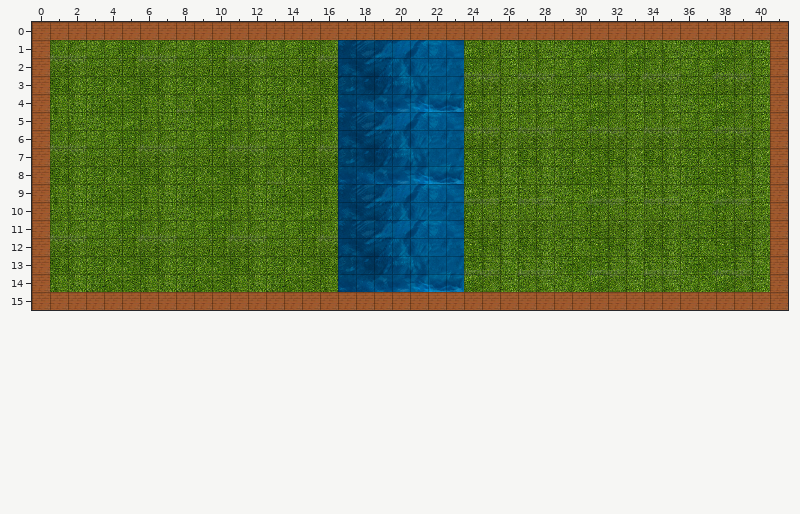
Tiled map: SnowBattle/tags/SnowBattle_working/cocos2dsimplegame/Resources/tileMap4-Level3.tmx. Above, as it was before the edit.
Cells are 50x50 px. Shown: x 0..41, y 0..15.
After:
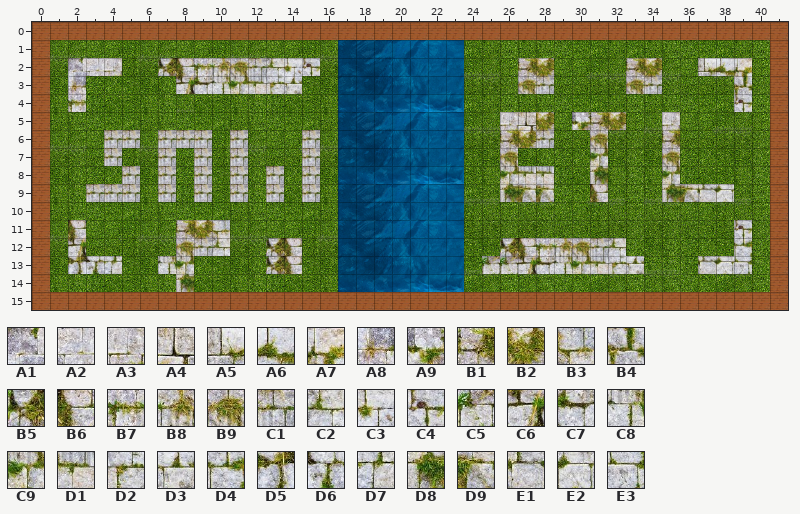
Key: from "snowBattle": A1 2, A2 3, A3 4, A4 5, A5 6, A6 7, A7 8, A8 11, A9 12, B1 13, B2 14, B3 15, B4 17, B5 18, B6 19, B7 20, B8 21, B9 22, C1 23, C2 24, C3 25, C4 26, C5 27, C6 28, C7 29, C8 30, C9 31, D1 32, D2 33, D3 34, D4 35, D5 37, D6 38, D7 39, D8 40, D9 41, E1 42, E2 43, E3 44.
__ is an empty cell.
Difference:
Changed rows in their new state; .. is an unchanged cell.
Layer "Building":
first column x 2:
 2 A1 A2 A3 .. .. B5 B6 B7 B8 B9 C1 C2 C3 C4 .. .. .. .. .. .. .. .. .. .. .. B1 B2 .. .. .. .. B1 B2 .. .. A5 A6 A7
 3 A8 .. .. .. .. .. C6 C7 C8 C9 D1 D2 D3 .. .. .. .. .. .. .. .. .. .. .. .. B9 C1 .. .. .. .. B9 C1 .. .. .. .. B4
 4 B7 .. .. .. .. .. .. .. .. .. .. .. .. .. .. .. .. .. .. .. .. .. .. .. .. .. .. .. .. .. .. .. .. .. .. .. .. C4
 5 .. .. .. .. .. .. .. .. .. .. .. .. .. .. .. .. .. .. .. .. .. .. .. .. A3 A4 B2 .. A9 B1 B2 .. .. A3 .. .. .. ..
 6 .. .. C1 C1 .. C1 C1 C1 .. C1 .. .. .. C1 .. .. .. .. .. .. .. .. .. .. B1 B2 C1 .. .. B9 .. .. .. B1 .. .. .. ..
 7 .. .. C1 .. .. C1 .. C1 .. C1 .. .. .. C1 .. .. .. .. .. .. .. .. .. .. B9 .. .. .. .. C9 .. .. .. B9 .. .. .. ..
 8 .. .. .. C1 .. C1 .. C1 .. C1 .. C1 .. C1 .. .. .. .. .. .. .. .. .. .. C9 D1 D1 .. .. D8 .. .. .. C9 .. .. .. ..
 9 .. C1 C1 C1 .. C1 .. C1 .. C1 .. C1 .. C1 .. .. .. .. .. .. .. .. .. .. D8 D9 D9 .. .. B6 .. .. .. D8 D9 E1 E2 ..
11 B6 .. .. .. .. .. B1 B2 B3 .. .. .. .. .. .. .. .. .. .. .. .. .. .. .. .. .. .. .. .. .. .. .. .. .. .. .. .. C4
12 C6 .. .. .. .. .. B9 C1 C2 .. .. B5 B6 .. .. .. .. .. .. .. .. .. .. .. B5 B6 B7 B8 B9 C1 C2 .. .. .. .. .. .. D4
13 D5 D6 D7 .. .. C8 C9 .. .. .. .. B5 B6 .. .. .. .. .. .. .. .. .. .. C5 C5 C6 C7 C8 C9 D1 D2 D3 .. .. .. E1 E2 E3
14 .. .. .. .. .. .. D8 .. .. .. .. .. .. .. .. .. .. .. .. .. .. .. .. .. .. .. .. .. .. .. .. .. .. .. .. .. .. ..
